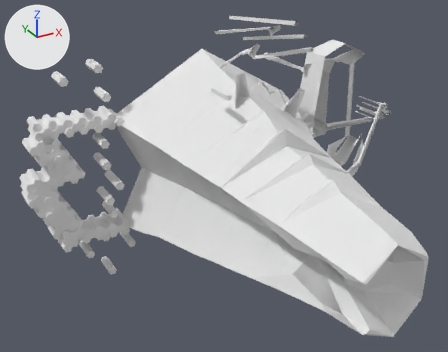
One commit to the OBJ model assets/models/level/rock/model.obj: the scene before it, then after it.
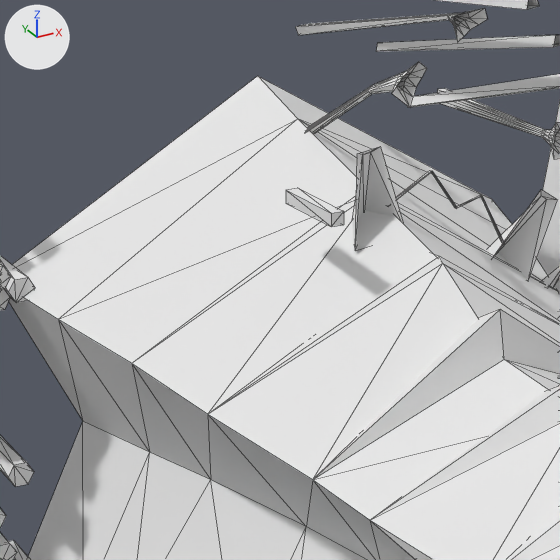
There are two pictures of each version: one whole from a 50 mm camera at (-252.2, -275.0, 121.3) aimed at (-133.4, -58.9, 13.2), one close up on the part from 25% to 68% of the width and 6% to 61% of the height. The axes (+X, +Y, +Z) are drawn at upper left. The lights are the same throughout. The last two pictures show the newer version. The close-ups show mesh edges as thin lines. Where no turn or scale is listed for an object, it has been applied to the vertices.

Names of what the first close-up shows: 'rockMesh'.
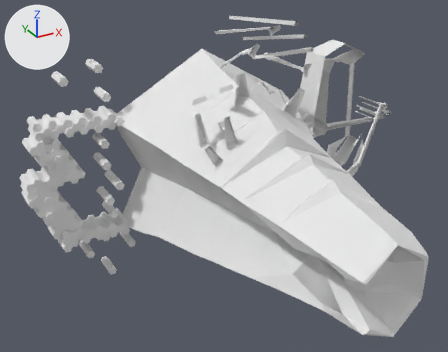
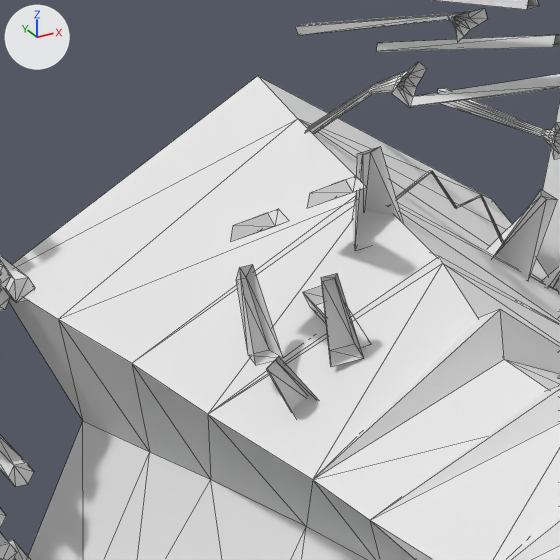
Where the change shows, as pixel boxes (x1, y1, x2, y2) in the close-ups (560 x 560 px):
part 1 of me_rockmesh, built on: before (286, 188, 344, 227); after (230, 176, 366, 419)

The change, as a list of edits to the scene's bpy script:
```text
Change me_rockmesh:
    used by ob_rockmesh; location = (0.0, 0.0, 0.0)
    remove me_rockmesh.from_pydata(...)  # 1805 vertices, 2409 faces, 6 loose edges; spans x -208.0..-10.0, y -153.0..5.0, z -54.0..74.0
    add me_rockmesh.from_pydata(...)  # 1845 vertices, 2457 faces, 6 loose edges; spans x -208.0..-10.0, y -153.0..5.0, z -54.0..74.0
    me_rockmesh part 1
    2 faces are deleted
    8 vertices move from x -133.0..-131.0, y -61.0..-48.0, z 48.0..50.0 to x -131.0..-126.0, y -62.0..-49.0, z 47.0..54.0
    40 vertices are added at x -148.0..-130.0, y -70.0..-55.0, z 20.0..53.0
    50 new faces join them
```
